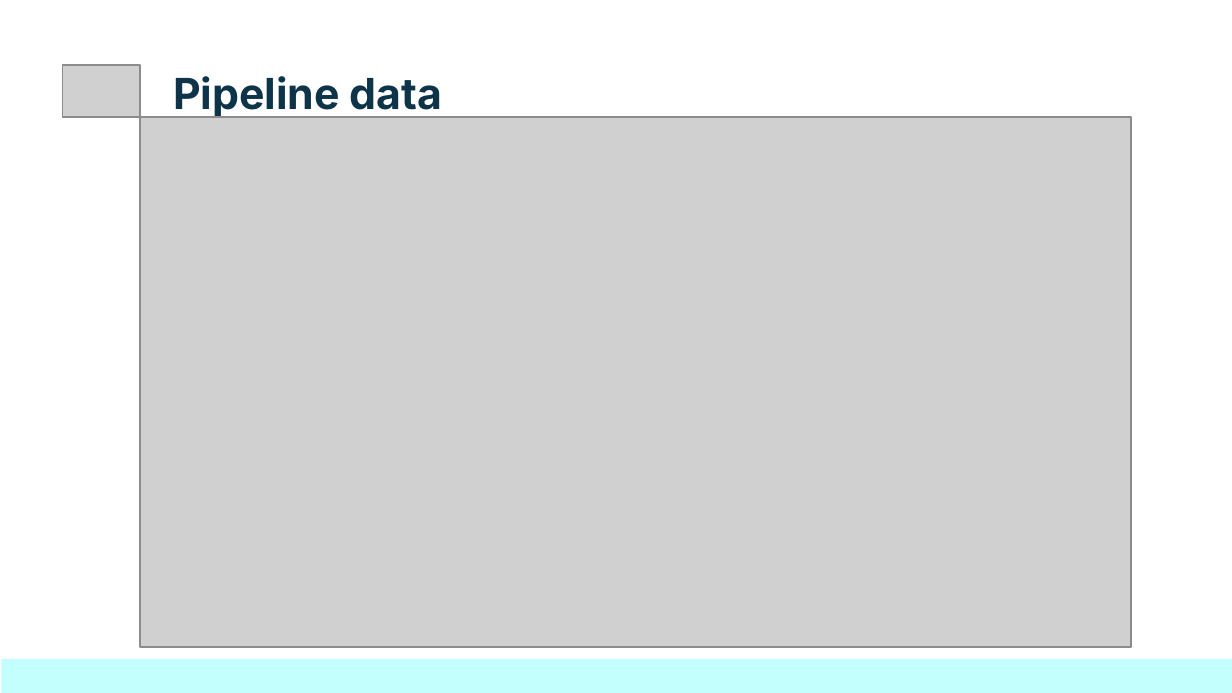
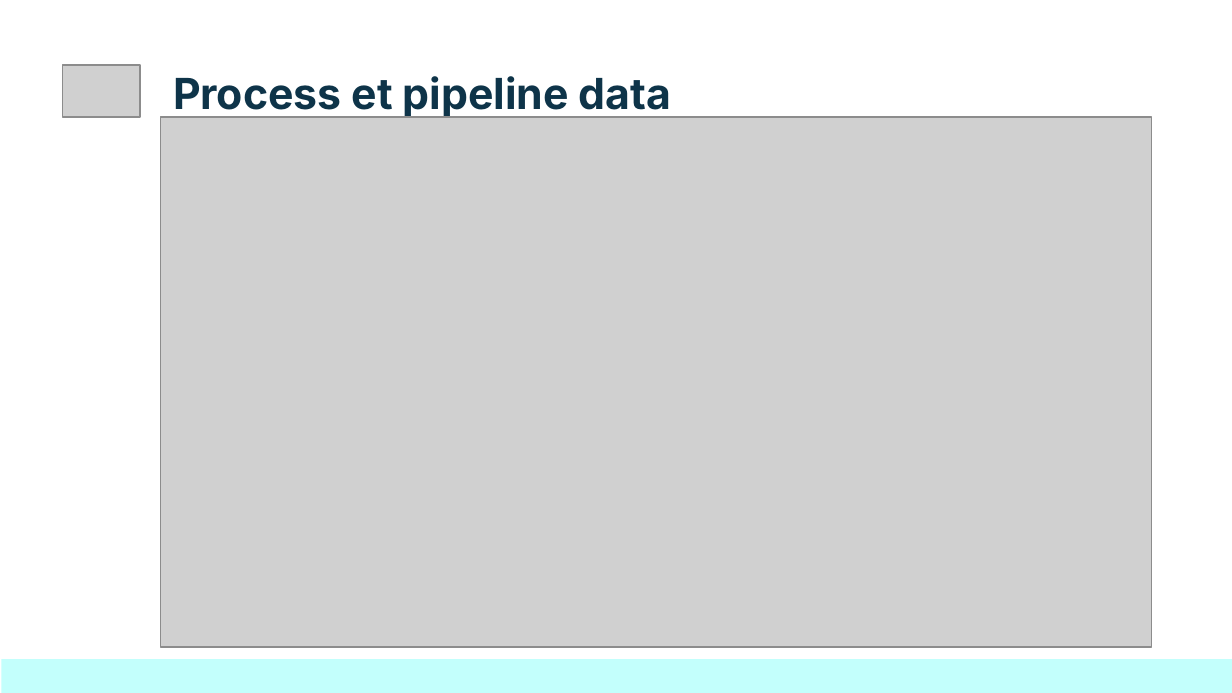
Before and after one commit to Sheikoh/REnergies_efficiency_prediction, a slide deck: slide 5 of presentation/dsfs_ft_35_Projet_REnergies_efficiency_prediction.pptx (slide 4 before the commit). Drawn at 1232x693 pixels with LibreOffice and Linux fonts; fonts in the diff are those of the drawing; grey boxes stand for pictures; background and template pictures are left out. Boxes give left, top, right and bottom in pixels: in the first picture for what was removed or moved away, otherwise in the second. Text is boxed around its words. In the diff, an @@ line names an element or a change of style, - is before the commit and + after.

```diff
--- a/presentation/dsfs_ft_35_Projet_REnergies_efficiency_prediction.pptx
+++ b/presentation/dsfs_ft_35_Projet_REnergies_efficiency_prediction.pptx
@@ title at [173,76,671,119]: text changed @@
-Pipeline data
+Process et pipeline data
@@ picture: place and size @@
-picture at [140,117,1131,647]
+picture at [160,117,1151,647]
```
Also in this commit, not shown: 1 other slide changed, 5 slides added, 1 other file.
